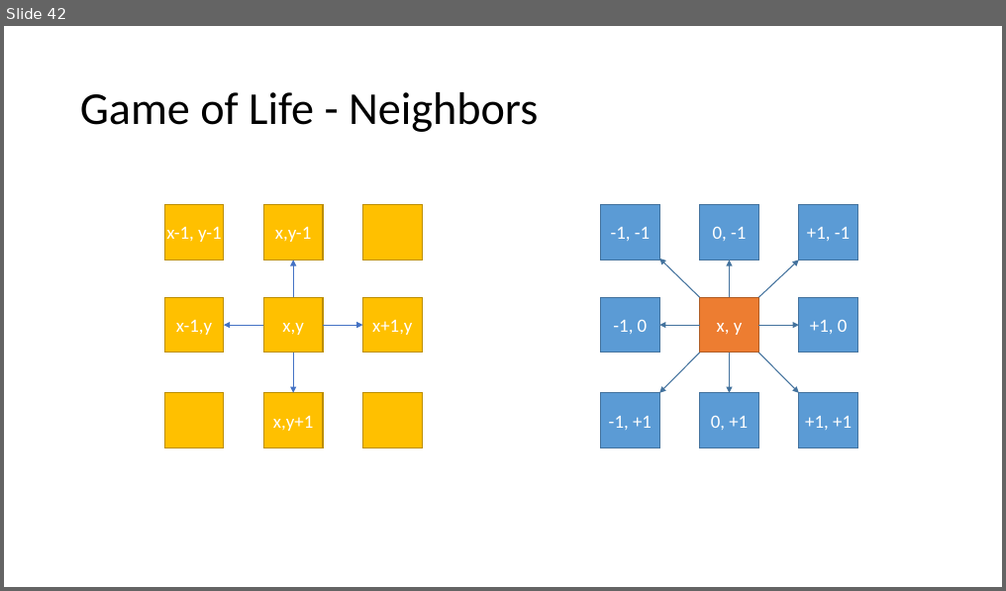
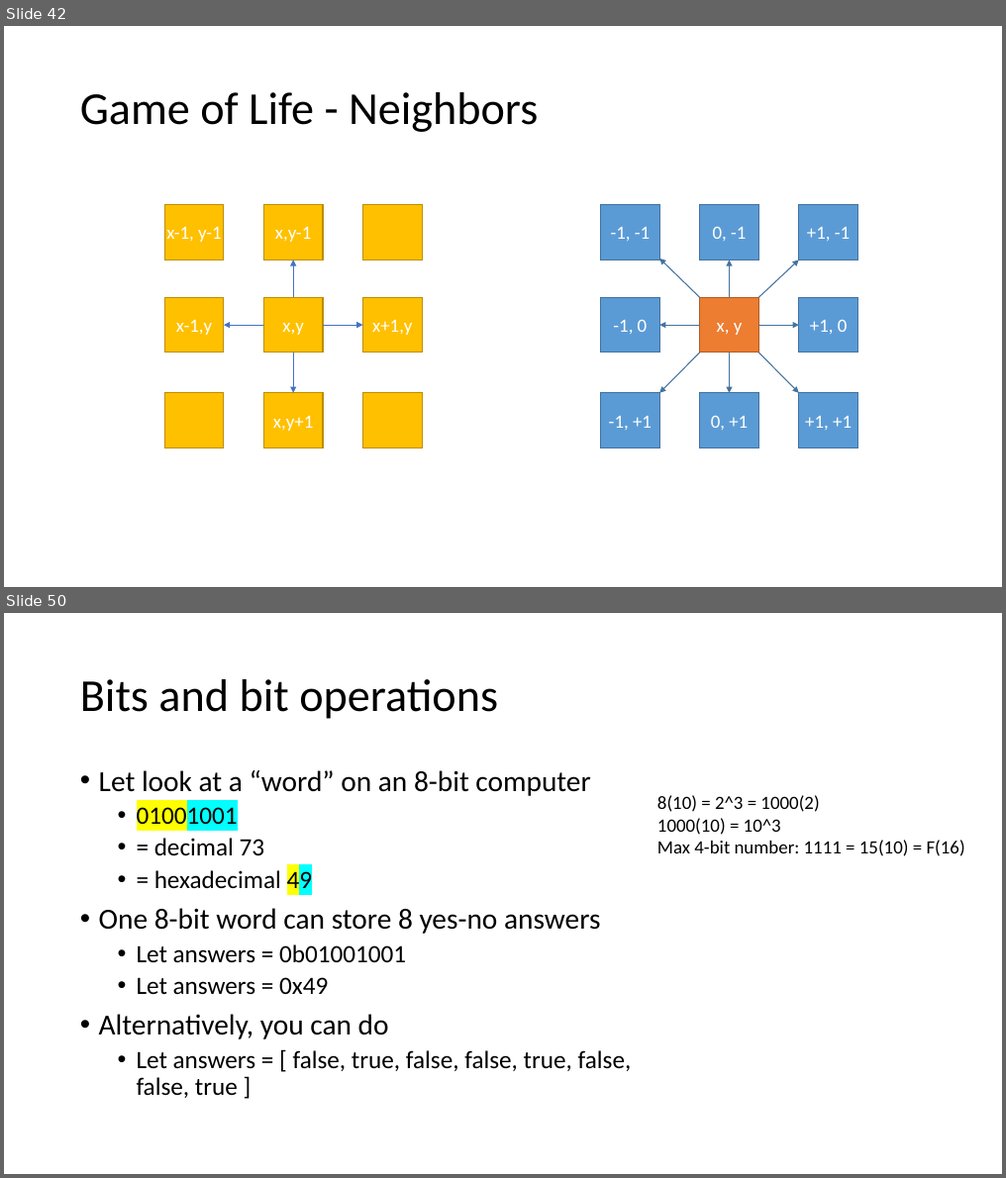
Before and after one commit to brianwhu/fun-in-js, a slide deck: documents/DataStructures.pptx. Shown one above the other, each under a label of ours: slide 42 before the commit, slides 42 and 50 after it; the slides between them are not shown. The pictures are 1006x591 and 1006x1178 pixels, drawn with LibreOffice and Linux fonts; fonts in the diff are those of the drawing. Boxes give left, top, right and bottom in pixels: in the first picture for what was removed or moved away, otherwise in the second. Text is boxed around its words. In the diff, an @@ line names an element or a change of style, - is before the commit and + after.

```diff
--- a/documents/DataStructures.pptx
+++ b/documents/DataStructures.pptx
@@ slide 50 added at [4,613,1002,1174], background #FFFFFF @@
@@ title added at [80,679,498,719], 44 pt, text #000000 @@
+Bits and bit operations
@@ text added at [99,770,632,1098], 24 pt, text #000000 @@
+• Let look at a “word” on an 8-bit computer
+  • 01001001
+  • = decimal 73
+  • = hexadecimal 49
+• One 8-bit word can store 8 yes-no answers
+  • Let answers = 0b01001001
+  • Let answers = 0x49
+• Alternatively, you can do
+  • Let answers = [ false, true, false, false, true, false, false, true ]
@@ text added at [657,795,965,857], 18 pt, text #000000 @@
+8(10) = 2^3 = 1000(2)
+1000(10) = 10^3
+Max 4-bit number: 1111 = 15(10) = F(16)
```
Also in this commit, not shown: 11 other slides added, 7 other files.
